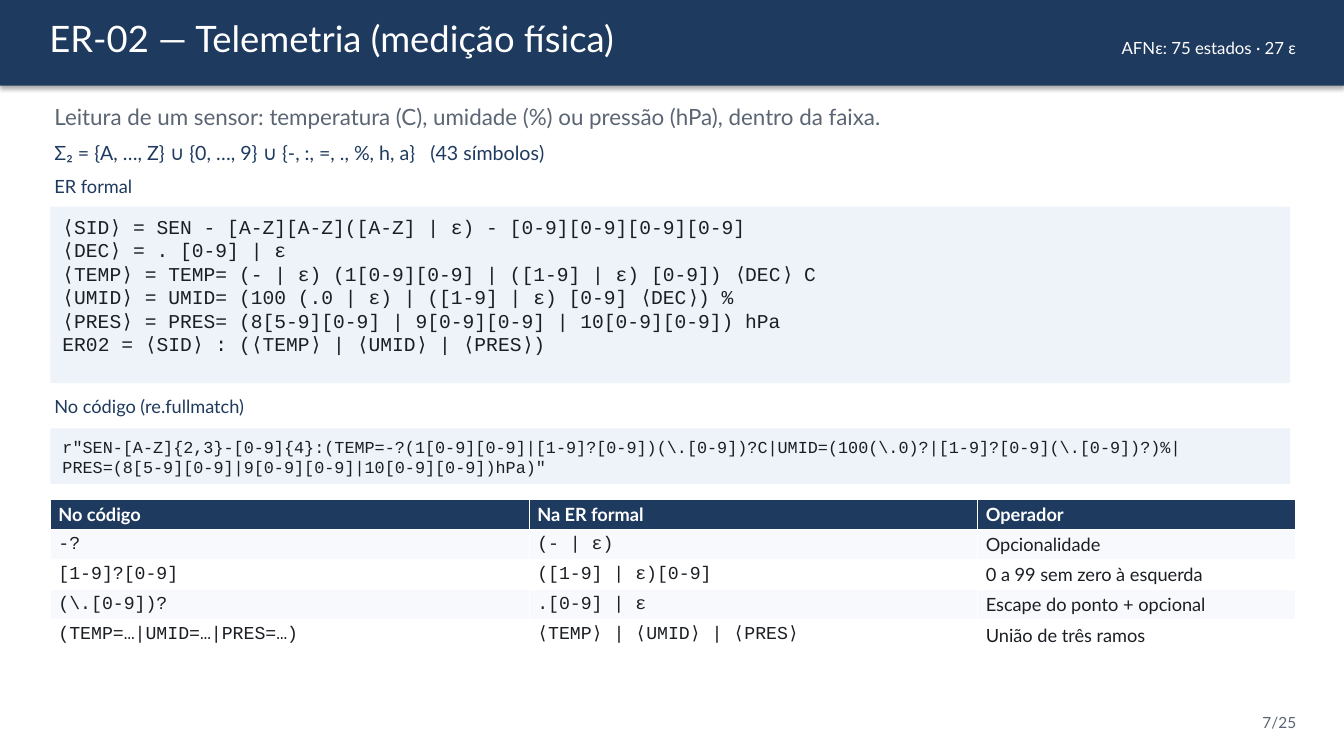
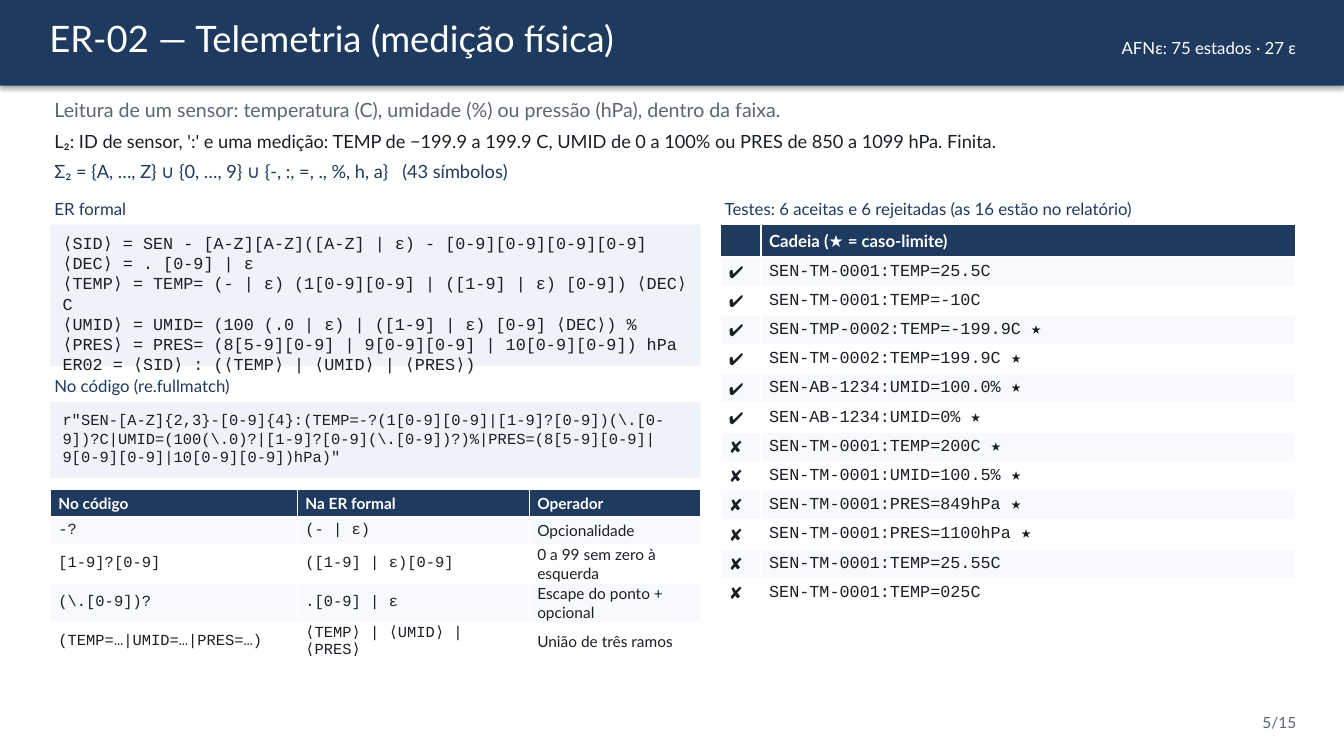
Before and after one commit to cauebarroso/Auditor-de-sensores-industriais-com-express-es-regulares, a slide deck: slide 5 of docs/Apresentacao.pptx (slide 7 before the commit). Drawn at 1344x756 pixels with LibreOffice and Linux fonts; fonts in the diff are those of the drawing. Boxes give left, top, right and bottom in pixels: in the first picture for what was removed or moved away, otherwise in the second. Text is boxed around its words. In the diff, an @@ line names an element or a change of style, - is before the commit and + after.

```diff
--- a/docs/Apresentacao.pptx
+++ b/docs/Apresentacao.pptx
@@ text "Leitura de um sensor: temperatura ..." at [54,102,780,121]: size 16 to 14 pt @@
@@ text added at [54,134,996,152], 13 pt, text #1B1F24 @@
+L₂: ID de sensor, ':' e uma medição: TEMP de −199.9 a 199.9 C, UMID de 0 a 100% ou PRES de 850 a 1099 hPa. Finita.
@@ text "Σ₂ = {A, …, Z} ...": place and size @@
-text "Σ₂ = {A, …, Z} ..." at [54,145,544,163]
+text "Σ₂ = {A, …, Z} ..." at [54,164,508,181]
@@ text "Σ₂ = {A, …, Z} ..." at [54,164,508,181]: size 14 to 13 pt @@
@@ text "ER formal": place and size @@
-text "ER formal" at [54,179,132,193]
+text "ER formal" at [54,202,126,215]
@@ text "ER formal" at [54,202,126,215]: size 13 to 12 pt @@
@@ text added at [725,202,1132,218], 12 pt, text #1F3A5F @@
+Testes: 6 aceitas e 6 rejeitadas (as 16 estão no relatório)
@@ rectangle "⟨SID⟩ = SEN - [A-Z][A-Z]([A-Z] ...": place and size @@
-rectangle "⟨SID⟩ = SEN - [A-Z][A-Z]([A-Z] ..." at [50,207,1291,383]
+rectangle "⟨SID⟩ = SEN - [A-Z][A-Z]([A-Z] ..." at [50,225,701,366]
@@ rectangle "⟨SID⟩ = SEN - [A-Z][A-Z]([A-Z] ..." at [50,225,701,366]: size 14 to 12 pt @@
@@ table added at [721,225,1296,605], 13 rows, 2 columns @@
+ | Cadeia (★ = caso-limite)
+✔ | SEN-TM-0001:TEMP=25.5C
+✔ | SEN-TM-0001:TEMP=-10C
+✔ | SEN-TMP-0002:TEMP=-199.9C ★
+✔ | SEN-TM-0002:TEMP=199.9C ★
+✔ | SEN-AB-1234:UMID=100.0% ★
+✔ | SEN-AB-1234:UMID=0% ★
+✘ | SEN-TM-0001:TEMP=200C ★
+✘ | SEN-TM-0001:UMID=100.5% ★
+✘ | SEN-TM-0001:PRES=849hPa ★
+✘ | SEN-TM-0001:PRES=1100hPa ★
+✘ | SEN-TM-0001:TEMP=25.55C
+✘ | SEN-TM-0001:TEMP=025C
@@ text "No código (re.fullmatch)" at [54,379,230,395]: size 13 to 12 pt @@
@@ text "No código (re.fullmatch)": place and size @@
-text "No código (re.fullmatch)" at [54,399,244,417]
+text "No código (re.fullmatch)" at [54,379,230,395]
@@ rectangle "r"SEN-[A-Z]{2,3}-[0-9]{4}:(TEMP=-?(1[0-9][0-9]|[1-9]?[0-9])( ...": place and size @@
-rectangle "r"SEN-[A-Z]{2,3}-[0-9]{4}:(TEMP=-?(1[0-9][0-9]|[1-9]?[0-9])( ..." at [50,429,1291,484]
+rectangle "r"SEN-[A-Z]{2,3}-[0-9]{4}:(TEMP=-?(1[0-9][0-9]|[1-9]?[0-9])( ..." at [50,402,701,478]
@@ rectangle "r"SEN-[A-Z]{2,3}-[0-9]{4}:(TEMP=-?(1[0-9][0-9]|[1-9]?[0-9])( ..." at [50,402,701,478]: size 12 to 11 pt @@
@@ table at [50,490,701,658] @@
@@ size 13 to 11 pt @@
@@ table: place and size @@
-table at [50,499,1296,650]
+table at [50,490,701,658]
@@ text at [1262,717,1296,729]: text changed @@
-7/25
+5/15
```
Also in this commit, not shown: 11 other slides changed, 2 slides added, 12 slides removed, 4 other files.
